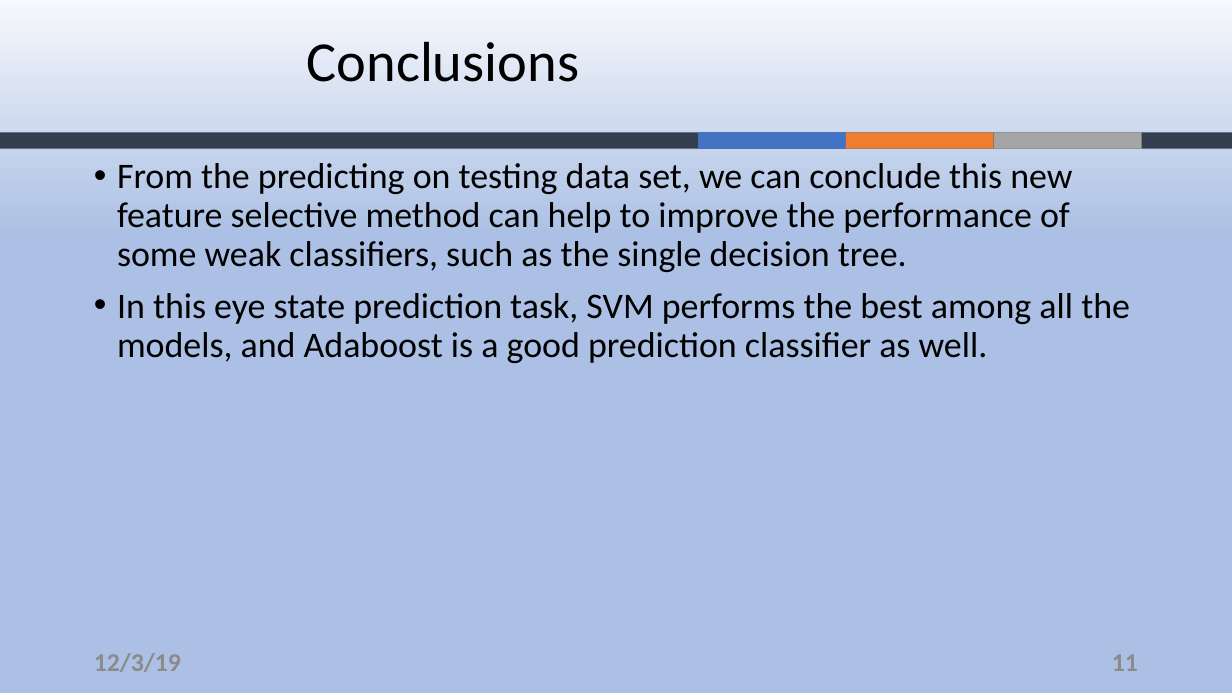
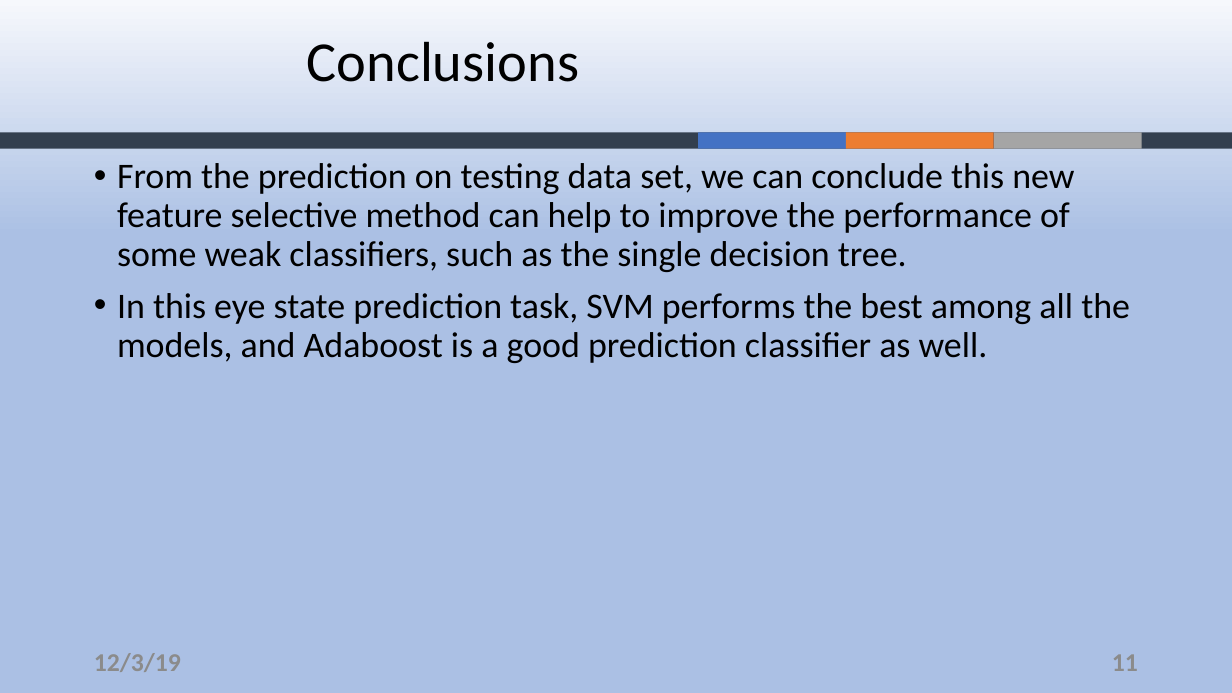
Before and after one commit to ZouYao0720/final-project-, a slide deck: slide 11 of final-presentation.pptx. Drawn at 1232x693 pixels with LibreOffice and Linux fonts; fonts in the diff are those of the drawing; background and template pictures are left out. Boxes give left, top, right and bottom in pixels: in the first picture for what was removed or moved away, otherwise in the second. Text is boxed around its words. In the diff, an @@ line names an element or a change of style, - is before the commit and + after.

```diff
--- a/final-presentation.pptx
+++ b/final-presentation.pptx
@@ text at <box>117,163,1074,272</box>: text changed @@
-• From the predicting on testing data set, we can conclude this new feature selective method can help to improve the performance of some weak classifiers, such as the single decision tree.
+• From the prediction on testing data set, we can conclude this new feature selective method can help to improve the performance of some weak classifiers, such as the single decision tree.
```
Also in this commit, not shown: 5 other slides changed.
